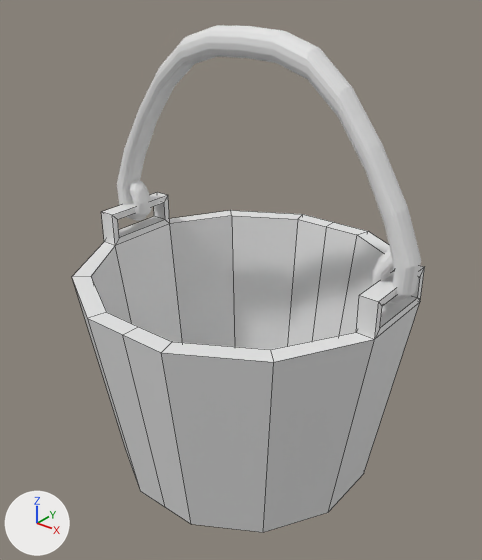
A saved change to the Blender file salemstalker/Assets/3D/props/bucket.blend.
One viewpoint serves both versions: a 50 mm camera at (1.82, -2.32, 2.63) aimed at (0.0, -0.05, 1.21). The axes (+X, +Y, +Z) are drawn at lower left. The lights are the same throughout. Mesh edges are drawn as thin lines on the coarser meshes.

Names of what the first picture shows: 'Cylinder', 'Roundcube'.
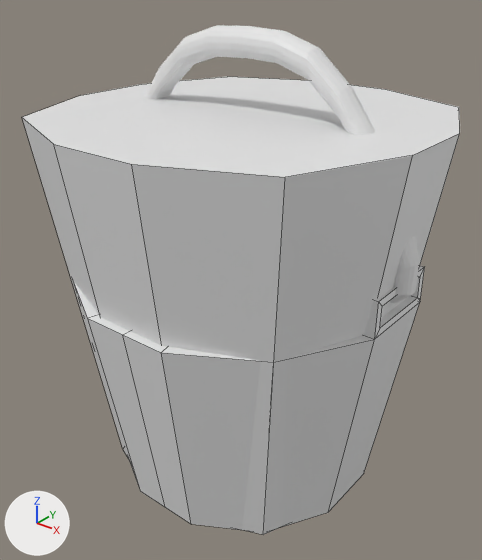
Where the change shows, as pixel boxes (x1, y1, x2, y2) in the pictures (482 x 560 px):
'colision-colony', added
    after: (22, 77, 460, 535)

The change, as a list of edits to the scene's bpy script:
```text
Add me_cube:
    me_cube.from_pydata(...)  # 24 vertices, 14 faces; spans x -1.09..1.09, y -1.09..1.09, z -1.24..1.0
Add ob_colision_colony:
    ob_colision_colony = bpy.data.objects.new('colision-colony', me_cube)
    ob_colision_colony.location = (0.0, 0.0, 1.209)
    ob_colision_colony.scale = (0.803, 0.803, 0.803)
```
